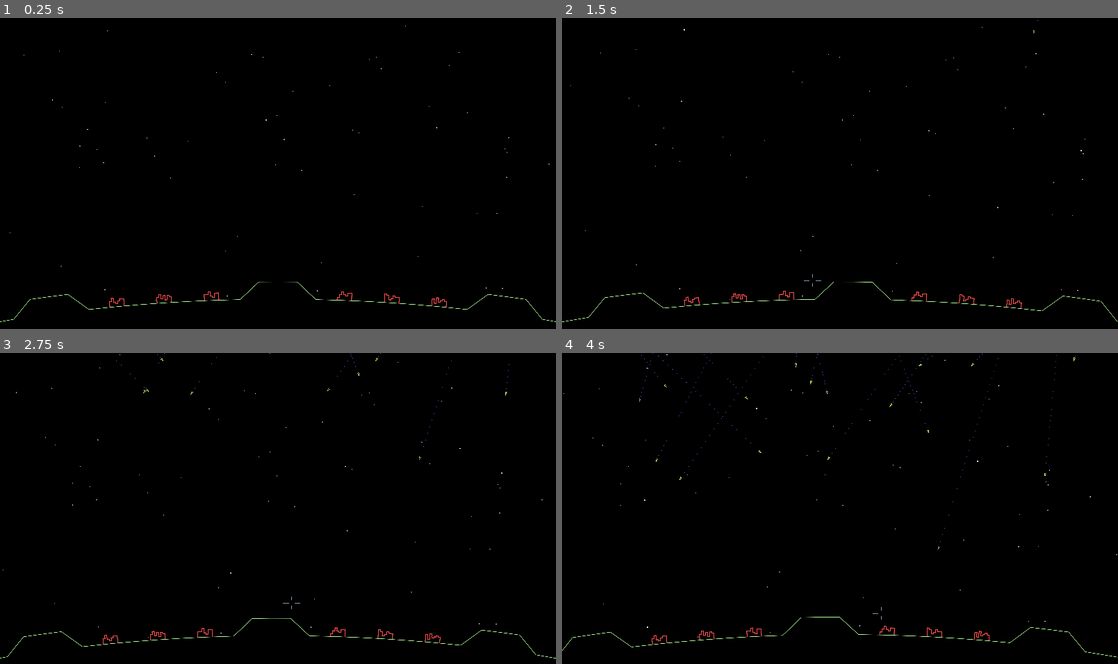
Above: before the commit, frames 1-4 (two rows, left to right).
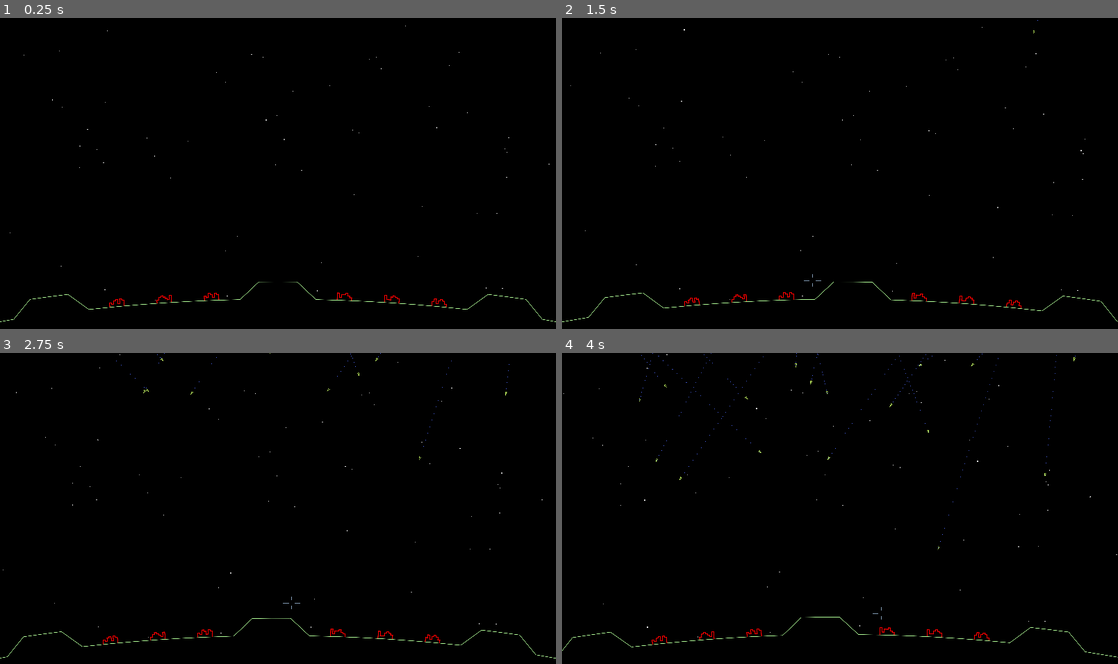
Above: after the commit, the same moments.

Repository: tartley/missile-commander
Game: Godot game, scene res://main.tscn
The game is run twice, just before and just after one commit, with the same random seed, the same clock (stepped at 60 frames per second) and the same inputs.
Inputs (mouse positions are in pixels of both pictures, inside the frame that each line leads up to):
- Up to frame 1 (0.25 s): no input
- Up to frame 2 (1.5 s): tap Enter at 0.5 s; move the mouse to (867, 173) at 0.52 s; tap Space at 1.25 s; move the mouse to (812, 176) at 1.27 s
- Up to frame 3 (2.75 s): tap Enter at 2 s; move the mouse to (289, 502) at 2.02 s
- Up to frame 4 (4 s): move the mouse to (834, 514) at 2.77 s; move the mouse to (878, 511) at 3.52 s

The runs differ from the first frame. In frame 1, 0.2% of the frame differs, in the area x 19-81%, y 87-93%; in frame 2, 0.2%, in the area x 21-83%, y 87-94%; in frame 3, 0.2%; in frame 4, 0.2%.

Commit message:
Cities can be drawn intact or destroyed
Destroyed is as-yet unused.

Diff:
--- a/city.gd
+++ b/city.gd
@@ -3,11 +3,11 @@
 const COLUMNS := 7
 const SIZE := 100.0
 
-var verts: Array[Vector2]
+var destroyed: bool = false
 
-func get_verts() -> Array[Vector2]:
+func get_regular_verts():
     var retval: Array[Vector2] = []
-    var heights:Array[int] = [20, 30, 40, 40, 50, 50, 60]
+    var heights:Array[int] = [20, 20, 30, 40, 40, 50, 50]
     heights.shuffle()
     retval.append(Vector2(-SIZE/2.0, 0))
     for column in range(COLUMNS):
@@ -16,11 +16,26 @@
     retval.append(Vector2(+SIZE/2.0, 0))
     return retval
 
-func _init():
-    self.verts = get_verts()
+func get_destroyed_verts():
+    var retval: Array[Vector2] = []
+    var heights:Array[int] = [10, 10, 20, 20, 20, 30, 30]
+    heights.shuffle()
+    retval.append(Vector2(-SIZE/2.0, 0))
+    for column in range(COLUMNS):
+        retval.append(Vector2(-SIZE/2.0 + column * SIZE/COLUMNS, heights[column]))
+    retval.append(Vector2(+SIZE/2.0, 0))
+    return retval
 
 func _ready() -> void:
     self.rotation = position.angle() - PI / 2
 
 func _draw():
-    draw_polyline(verts, Color(1, .3, .3), 4.0, true)
+    var verts:Array[Vector2]
+    var color:Color
+    if self.destroyed:
+        verts = get_destroyed_verts()
+        color = Color(.4, .4, .4)
+    else:
+        verts = get_regular_verts()
+        color = Color.RED
+    draw_polyline(verts, color, 4.0, true)
